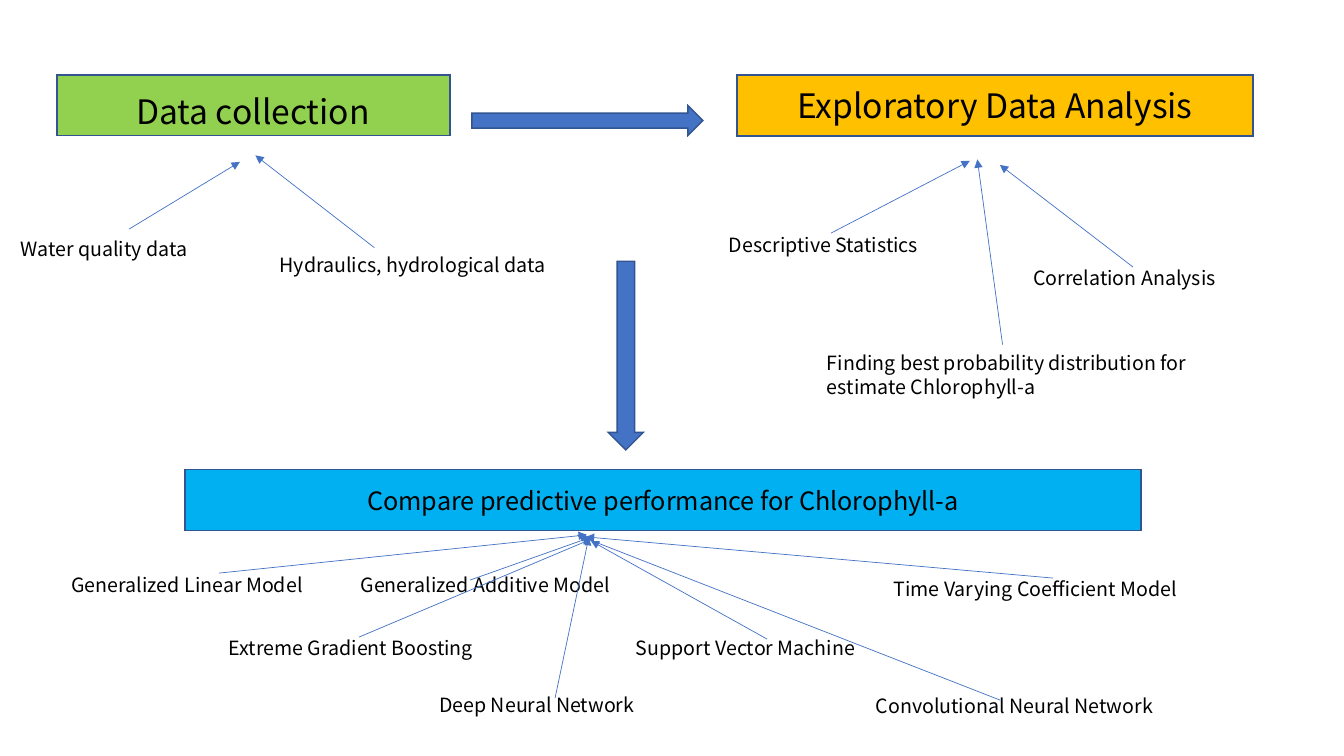
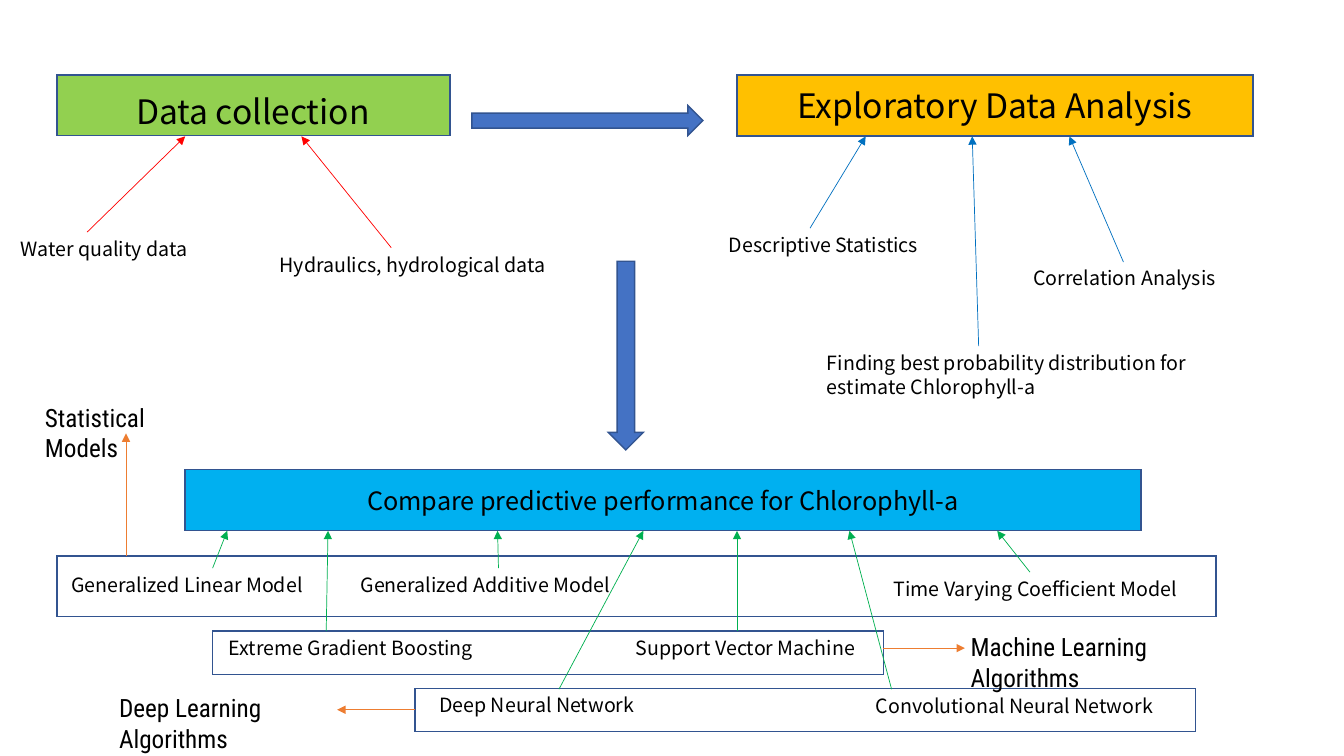
Before and after one commit to hsyliark/Envieonmental_Statistics_with_R, a slide deck: slide 1 of 논문데이터분석(predict Chl-a)/그림 모음/Methodology flowchart.pptx. Drawn at 1344x756 pixels with LibreOffice and Linux fonts; fonts in the diff are those of the drawing. Boxes give left, top, right and bottom in pixels: in the first picture for what was removed or moved away, otherwise in the second. Text is boxed around its words. In the diff, an @@ line names an element or a change of style, - is before the commit and + after.

```diff
--- a/논문데이터분석(predict Chl-a)/그림 모음/Methodology flowchart.pptx
+++ b/논문데이터분석(predict Chl-a)/그림 모음/Methodology flowchart.pptx
@@ arrow moved from (129, 229) - (240, 162) to (87, 232) - (186, 136) @@
@@ arrow (87, 232) - (186, 136): stroke #4472C4 0.5 pt to #FF0000 0.5 pt @@
@@ arrow moved from (374, 248) - (255, 155) to (391, 248) - (301, 136) @@
@@ arrow (391, 248) - (301, 136): stroke #4472C4 0.5 pt to #FF0000 0.5 pt @@
@@ arrow added from (811, 228) to (866, 136), #0070C0 0.5 pt @@
@@ arrow moved from (1003, 345) - (978, 159) to (979, 346) - (973, 136) @@
@@ arrow (979, 346) - (973, 136): stroke #4472C4 0.5 pt to #0070C0 0.5 pt @@
@@ arrow moved from (1133, 267) - (1000, 165) to (1124, 262) - (1070, 136) @@
@@ arrow (1124, 262) - (1070, 136): stroke #4472C4 0.5 pt to #0070C0 0.5 pt @@
@@ arrow removed from (832, 233) to (970, 161) @@
@@ text added at (45, 408, 145, 458), 18 pt, text #000000 @@
+Statistical Models
@@ arrow added from (126, 557) to (126, 434), #ED7D31 0.5 pt @@
@@ arrow added from (213, 569) to (227, 531), #00B050 0.5 pt @@
@@ arrow removed from (219, 574) to (587, 535) @@
@@ arrow added from (327, 631) to (328, 531), #00B050 0.5 pt @@
@@ arrow removed from (359, 637) to (592, 539) @@
@@ arrow removed from (470, 580) to (592, 537) @@
@@ arrow added from (499, 569) to (498, 531), #00B050 0.5 pt @@
@@ arrow moved from (556, 699) - (589, 537) to (560, 690) - (643, 531) @@
@@ arrow (560, 690) - (643, 531): stroke #4472C4 0.5 pt to #00B050 0.5 pt @@
@@ arrow removed from (1000, 701) to (577, 535) @@
@@ arrow removed from (1054, 579) to (586, 537) @@
@@ arrow added from (737, 631) to (737, 531), #00B050 0.5 pt @@
@@ arrow added from (892, 690) to (850, 531), #00B050 0.5 pt @@
@@ arrow added from (1030, 573) to (997, 531), #00B050 0.5 pt @@
@@ rectangle added at (57, 557, 1217, 617), outline #325491 1 pt @@
@@ arrow removed from (767, 639) to (591, 541) @@
@@ rectangle added at (213, 631, 883, 675), outline #325491 1 pt @@
@@ arrow added from (883, 648) to (965, 648), #ED7D31 0.5 pt @@
@@ text added at (971, 637, 1147, 693), 18 pt, text #000000 @@
+Machine Learning Algorithms
@@ rectangle added at (415, 689, 1197, 732), outline #325491 1 pt @@
@@ text added at (119, 699, 261, 754), 18 pt, text #000000 @@
+Deep Learning Algorithms
@@ arrow added from (415, 710) to (338, 710), #ED7D31 0.5 pt @@
```
Also in this commit, not shown: 11 other files.
